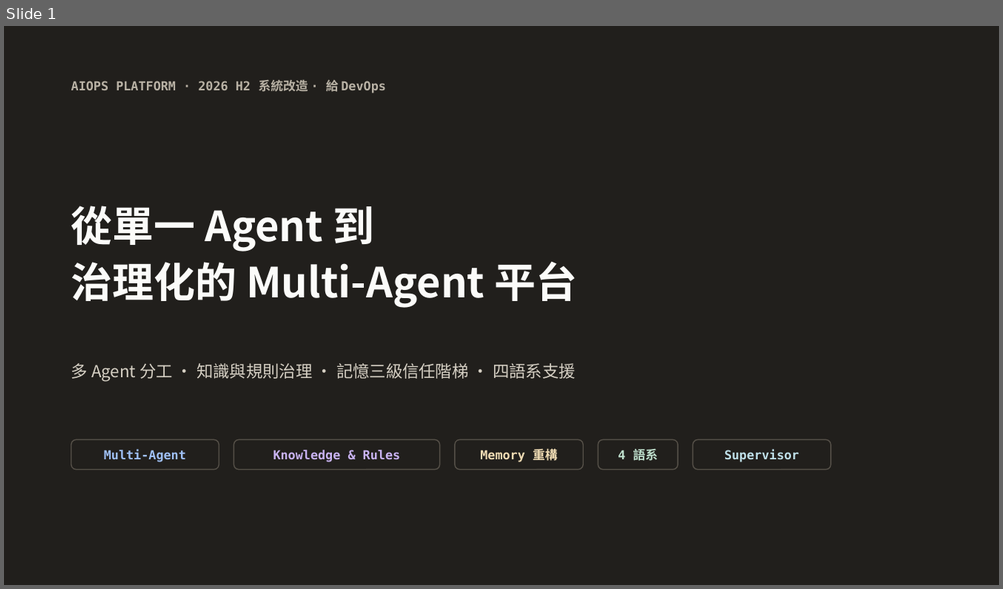
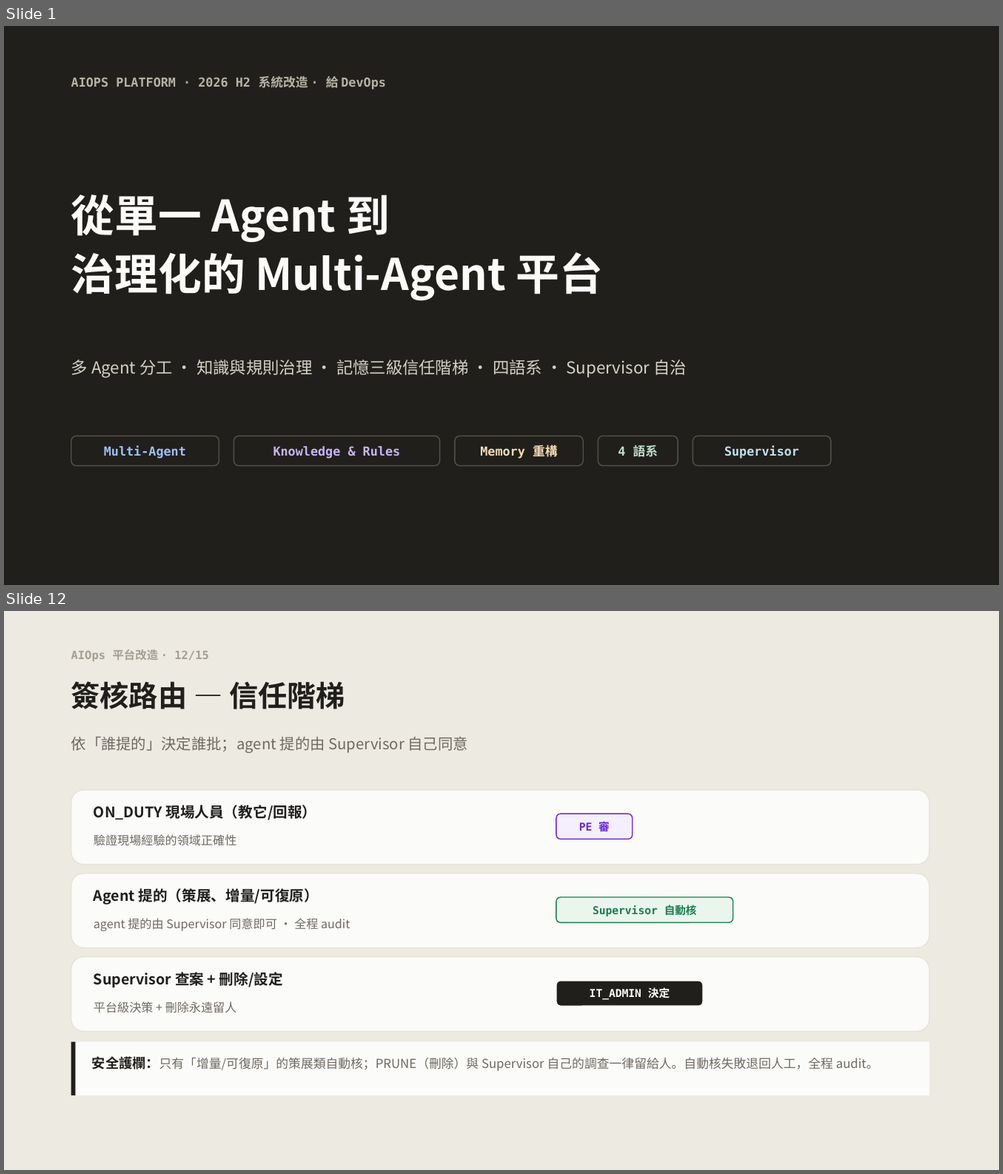
Before and after one commit to gillggx/ai-ops-agentic-platform, a slide deck: docs/PLATFORM_OVERVIEW_2026H2.pptx. Shown one above the other, each under a label of ours: slide 1 before the commit, slides 1 and 12 after it; the slides between them are not shown. The pictures are 1003x589 and 1003x1174 pixels, drawn with LibreOffice and Linux fonts; fonts in the diff are those of the drawing. Boxes give left, top, right and bottom in pixels: in the first picture for what was removed or moved away, otherwise in the second. Text is boxed around its words. In the diff, an @@ line names an element or a change of style, - is before the commit and + after.

```diff
--- a/docs/PLATFORM_OVERVIEW_2026H2.pptx
+++ b/docs/PLATFORM_OVERVIEW_2026H2.pptx
@@ slide 12 added at (4, 611, 999, 1170), background #FFFFFF @@
@@ rectangle added at (4, 611, 999, 1170), fill #EDEAE2 @@
@@ text added at (71, 649, 208, 661), 11 pt, text #A49E91, bold @@
+AIOps 平台改造 · 12/15
@@ text added at (71, 681, 345, 709), 28 pt, text #211F1C, bold @@
+簽核路由 — 信任階梯
@@ text added at (71, 737, 468, 753), 14.5 pt, text #6F6A61 @@
+依「誰提的」決定誰批；agent 提的由 Supervisor 自己同意
@@ rounded rectangle added at (71, 790, 929, 865), fill #FBFBF9, outline #E7E3D9 1 pt @@
@@ text added at (94, 805, 316, 820), 14 pt, text #211F1C, bold @@
+ON_DUTY 現場人員（教它/回報）
@@ rounded rectangle added at (556, 814, 632, 840), fill #F3EFFC, outline #6D28D9 1 pt, 10.5 pt, text #6D28D9, bold @@
+PE 審
@@ text added at (94, 834, 237, 846), 11.5 pt, text #6F6A61 @@
+驗證現場經驗的領域正確性
@@ rounded rectangle added at (71, 874, 929, 948), fill #FBFBF9, outline #E7E3D9 1 pt @@
@@ text added at (94, 889, 318, 905), 14 pt, text #211F1C, bold @@
+Agent 提的（策展、增量/可復原）
@@ rounded rectangle added at (556, 897, 733, 923), fill #EAF5EE, outline #1A7F4E 1 pt, 10.5 pt, text #1A7F4E, bold @@
+Supervisor 自動核
@@ text added at (94, 918, 350, 931), 11.5 pt, text #6F6A61 @@
+agent 提的由 Supervisor 同意即可 · 全程 audit
@@ rounded rectangle added at (71, 957, 929, 1032), fill #FBFBF9, outline #E7E3D9 1 pt @@
@@ text added at (94, 970, 283, 989), 14 pt, text #211F1C, bold @@
+Supervisor 查案 + 刪除/設定
@@ rounded rectangle added at (556, 981, 703, 1006), fill #211F1C, outline #FBFBF9 1 pt, 10.5 pt, text #FBFBF9, bold @@
+IT_ADMIN 決定
@@ text added at (94, 1002, 237, 1014), 11.5 pt, text #6F6A61 @@
+平台級決策 + 刪除永遠留人
@@ rectangle added at (71, 1042, 76, 1096), fill #211F1C @@
@@ rectangle added at (76, 1042, 929, 1096), fill #FBFBF9 @@
@@ text added at (92, 1056, 879, 1071), 12 pt, text #6F6A61 @@
+安全護欄：只有「增量/可復原」的策展類自動核；PRUNE（刪除）與 Supervisor 自己的調查一律留給人。自動核失敗退回人工，全程 audit。
@@ slide 1 changed as well @@
@@ text "從單一 Agent 到": place and size @@
-text "從單一 Agent 到" at (71, 206, 577, 308)
+text "從單一 Agent 到" at (71, 195, 603, 301)
@@ text "從單一 Agent 到" at (71, 195, 603, 301): size 40 to 42 pt; line spacing 1.05 to 1.04 @@
@@ text at (71, 360, 686, 378): text changed @@
-多 Agent 分工 · 知識與規則治理 · 記憶三級信任階梯 · 四語系支援
+多 Agent 分工 · 知識與規則治理 · 記憶三級信任階梯 · 四語系 · Supervisor 自治
@@ 5 rounded rectangles, 1 text: place and size @@
-5 rounded rectangles, 1 text at (71, 80, 831, 470)
+5 rounded rectangles, 1 text at (71, 76, 831, 466)
```
Also in this commit, not shown: 6 other slides changed, 7 other slides added, 1 slide removed.
